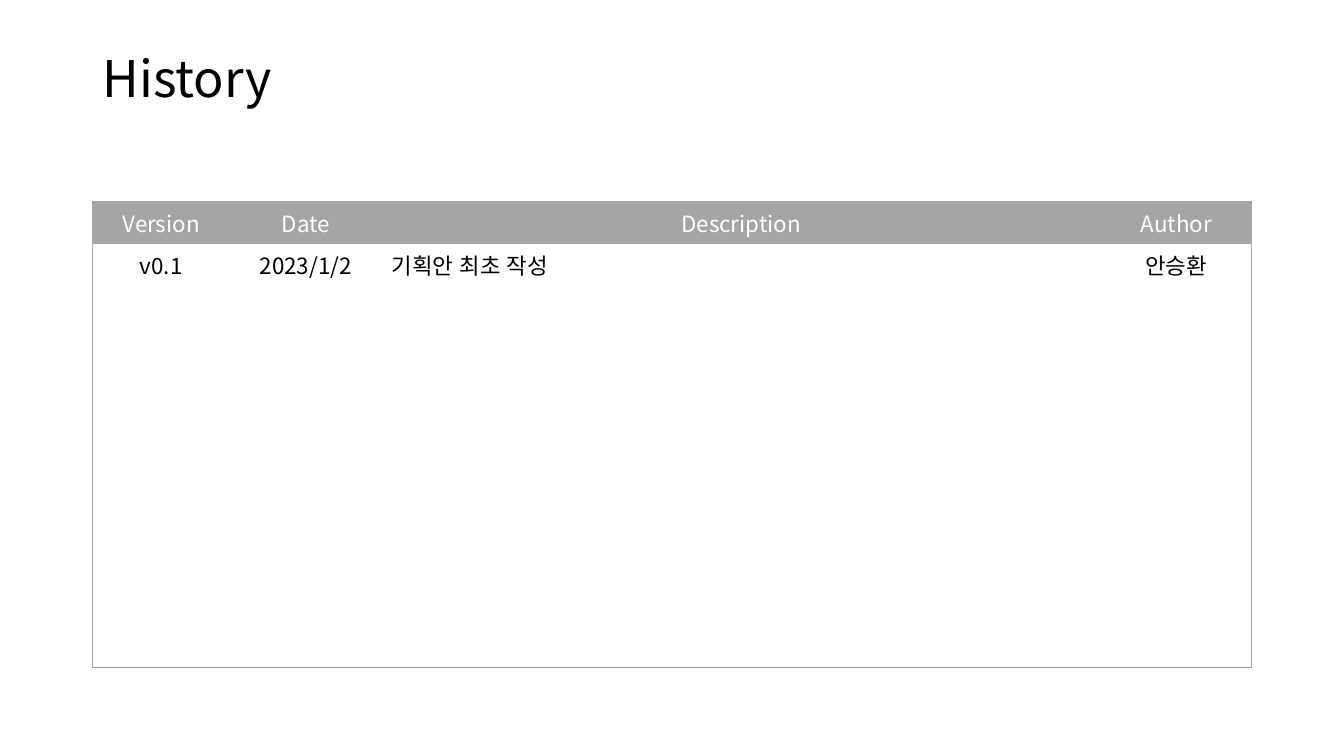
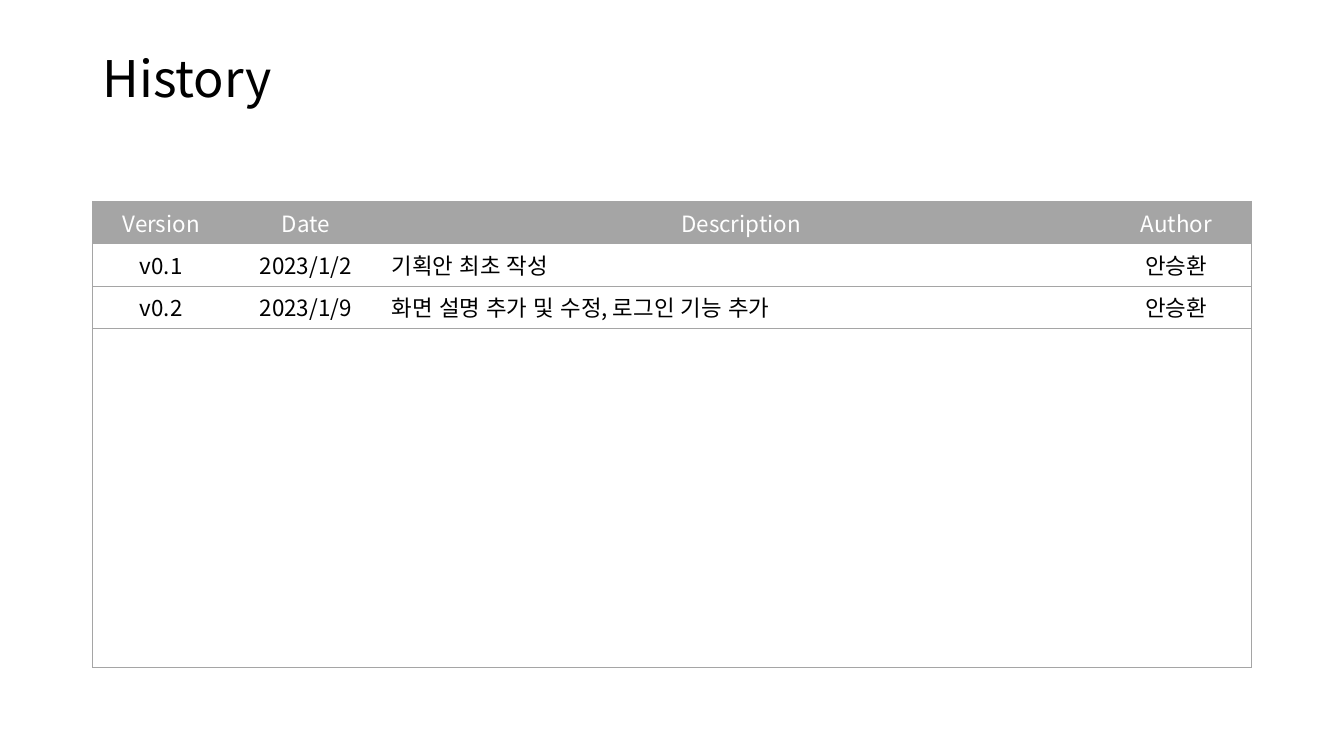
Before and after one commit to Awhn/paperworksweb, a slide deck: slide 2 of docs/코멘토_기획_화면설계서 양식.pptx. Drawn at 1344x756 pixels with LibreOffice and Linux fonts; fonts in the diff are those of the drawing. Boxes give left, top, right and bottom in pixels: in the first picture for what was removed or moved away, otherwise in the second. Text is boxed around its words. In the diff, an @@ line names an element or a change of style, - is before the commit and + after.

```diff
--- a/docs/코멘토_기획_화면설계서 양식.pptx
+++ b/docs/코멘토_기획_화면설계서 양식.pptx
@@ table at (93,202,1251,666) @@
+row 3: v0.2 | 2023/1/9 | 화면 설명 추가 및 수정, 로그인 기능 추가 | 안승환
-row 11:  |  |  | 
@@ borders changed @@
```
Also in this commit, not shown: 2 other slides changed, 23 other files.
